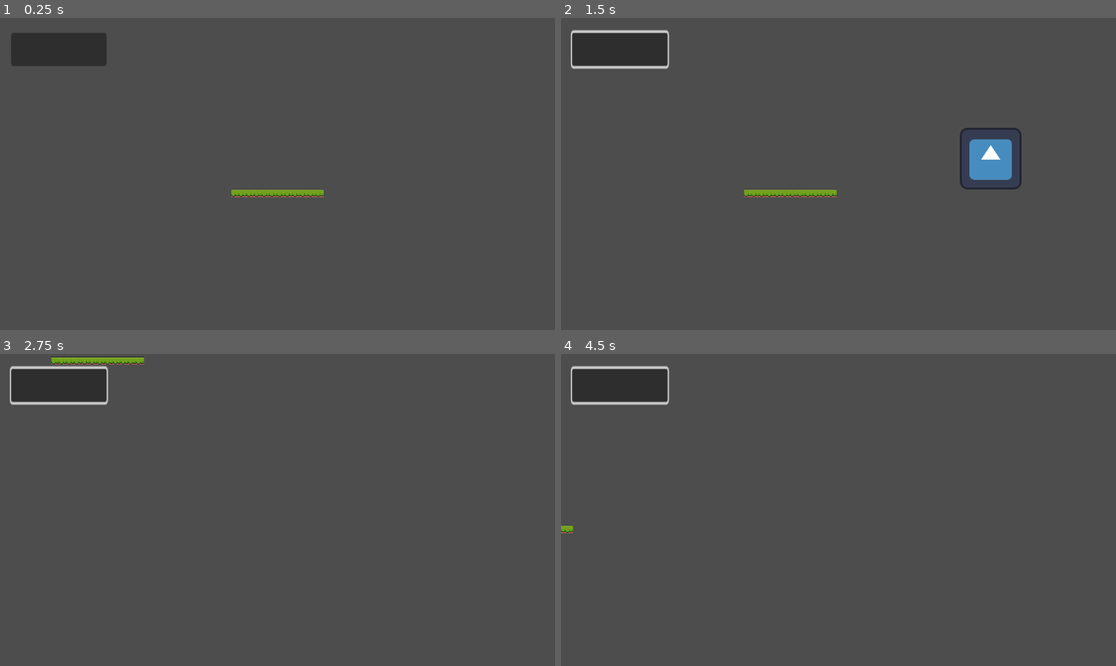
Above: before the commit, frames 1-4 (two rows, left to right).
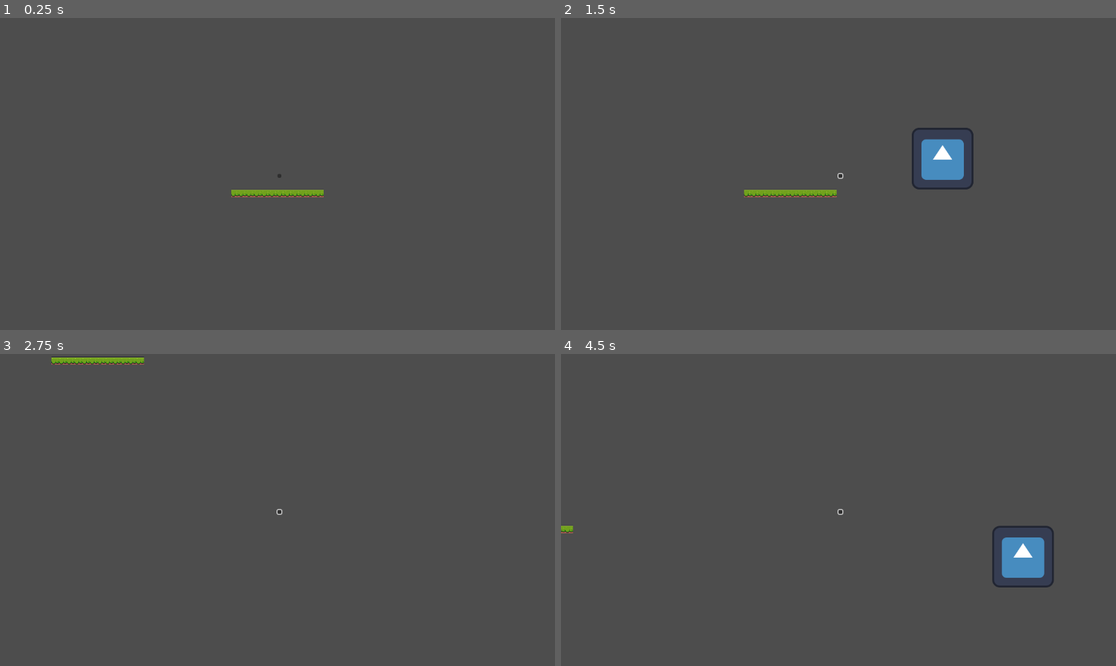
Above: after the commit, the same moments.

Repository: Zazvok/futuristic-strategy-game
Game: Godot game, scene res://zazvok/zazvoktest.tscn
Two runs of this game, one before a commit and one after it. Both use one fixed random seed, a clock stepped at 60 frames per second and the inputs below. The engine's default icon, where the game draws it, is replaced by a stand-in: a white triangle on a blue panel in a dark square.
Inputs (mouse positions are in pixels of both pictures, inside the frame that each line leads up to; where the layout moved, square brackets give the same spot in the first picture):
- Up to frame 1 (0.25 s): no input
- Up to frame 2 (1.5 s): click (838, 177) [622, 49] at 0.5 s; tap Enter at 1.25 s; move the mouse to (960, 158) at 1.27 s; hold D (moveRight) from 1.28 s (still down); click (960, 158) at 1.35 s
- Up to frame 3 (2.75 s): move the mouse to (166, 525) at 2.02 s; release D (moveRight) at 2.03 s; hold S (moveDown) from 2.03 s (still down); tap N at 2.1 s; click (166, 525) at 2.17 s
- Up to frame 4 (4.5 s): move the mouse to (894, 441) at 2.77 s; release S (moveDown) at 2.78 s; hold D (moveRight) 2.78-3.53 s; click (894, 441) at 2.85 s; tap Space at 3.5 s; move the mouse to (810, 572) at 3.52 s; hold W (moveUp) 3.53-4.28 s; tap N at 3.6 s; click (810, 572) at 3.67 s; tap Enter at 4.25 s; move the mouse to (1005, 556) at 4.27 s; hold A (moveLeft) from 4.28 s (still down); click (1005, 556) at 4.35 s

The runs differ from the first frame. In frame 1, 1.8% of the frame differs, in the area x 2-51%, y 4-52%; in frame 2, 4.6%, in the area x 1-83%, y 3-56%; in frame 3, 2.2%; in frame 4, 3.4%.

Commit message:
new spawning method

Diff:
--- a/zazvok/character1.gd
+++ b/zazvok/character1.gd
@@ -32,12 +32,4 @@
 
 
 func _on_button_pressed():
-	if GlobalVar.move == false:
-		var inst = buildingplacer.instantiate()
-		var mosuepos = get_viewport().get_mouse_position()
-		print(mosuepos)
-		inst.position = Vector2(mosuepos)
-		zazvoktest.add_child(inst)
-		count += 1
-		print(count)
-		GlobalVar.move = true
+	GlobalVar.move = true
--- a/zazvok/character1.tscn
+++ b/zazvok/character1.tscn
@@ -8,18 +8,7 @@
 [node name="Camera2D" type="Camera2D" parent="."]
 
 [node name="Button" type="Button" parent="."]
-anchors_preset = 8
-anchor_left = 0.5
-anchor_top = 0.5
-anchor_right = 0.5
-anchor_bottom = 0.5
-offset_left = -553.0
-offset_top = -293.0
-offset_right = -413.0
-offset_bottom = -268.0
-grow_horizontal = 2
-grow_vertical = 2
-scale = Vector2(1.41745, 2.74763)
-size_flags_horizontal = 0
+offset_right = 8.0
+offset_bottom = 8.0
 
 [connection signal="pressed" from="Button" to="." method="_on_button_pressed"]
--- /dev/null
+++ b/zazvok/zazvoktest.gd
@@ -0,0 +1,11 @@
+extends Node2D
+var buildingspawner = preload("res://zazvok/buildingplacer.tscn")
+var asd = 0
+func _process(delta):
+	if  GlobalVar.move == true:
+		var inst = buildingspawner.instantiate()
+		inst.position = get_global_mouse_position()
+		add_child(inst)
+		GlobalVar.move = false
+		asd += 1
+		print(asd)
--- a/zazvok/zazvoktest.tscn
+++ b/zazvok/zazvoktest.tscn
@@ -1,5 +1,6 @@
-[gd_scene load_steps=5 format=3 uid="uid://bx88h4gte3byl"]
+[gd_scene load_steps=6 format=3 uid="uid://bx88h4gte3byl"]
 
+[ext_resource type="Script" path="res://zazvok/zazvoktest.gd" id="1_8aycl"]
 [ext_resource type="PackedScene" uid="uid://d3i2p4t4aafu2" path="res://zazvok/character1.tscn" id="1_51t18"]
 [ext_resource type="Texture2D" uid="uid://d4i2d52mu35dn" path="res://terrain-tilemap.png" id="2_p5liw"]
 
@@ -154,6 +155,7 @@
 sources/0 = SubResource("TileSetAtlasSource_jups0")
 
 [node name="Zazvoktest" type="Node2D"]
+script = ExtResource("1_8aycl")
 
 [node name="CharacterBody2D" parent="." instance=ExtResource("1_51t18")]
 
